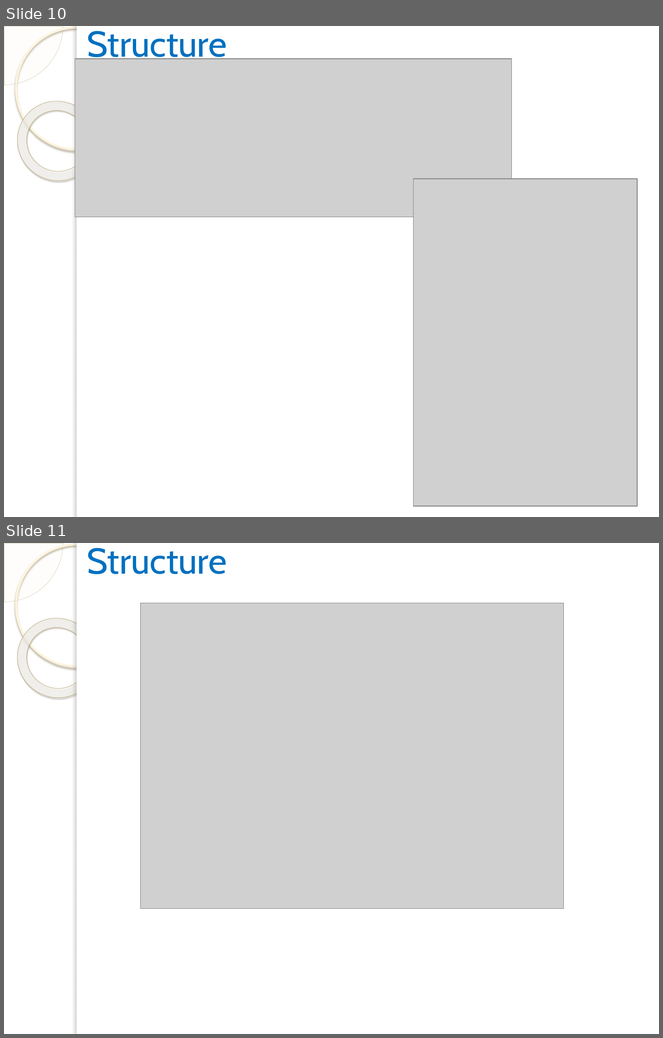
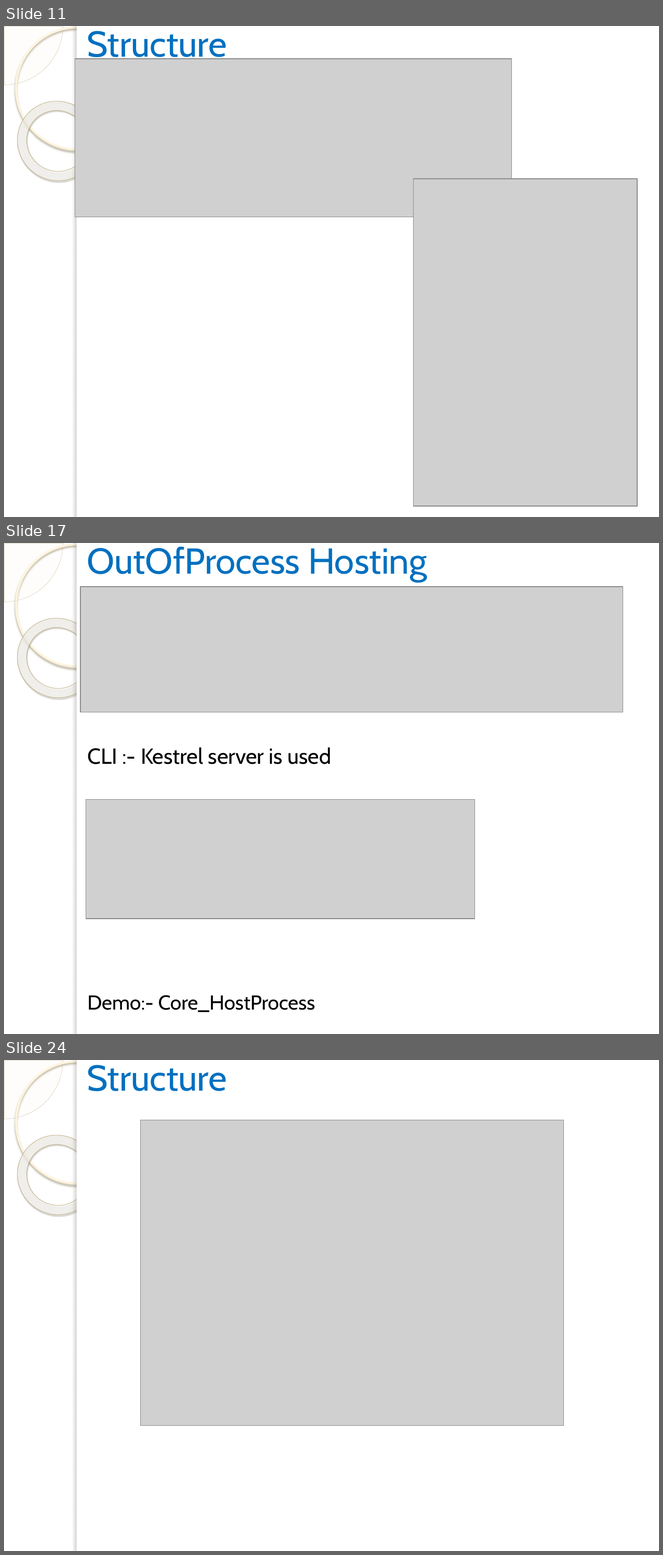
Before and after one commit to vgyureka/DotNetBig, a slide deck: CORE.pptx. Shown one above the other, each under a label of ours: slides 10 and 11 before the commit, slides 11, 17 and 24 after it; the slides between them are not shown. The pictures are 663x1038 and 663x1555 pixels, drawn with LibreOffice and Linux fonts; fonts in the diff are those of the drawing; grey boxes stand for pictures; background and template pictures are left out. Boxes give left, top, right and bottom in pixels: in the first picture for what was removed or moved away, otherwise in the second. Text is boxed around its words. In the diff, an @@ line names an element or a change of style, - is before the commit and + after.

Commit message:
Core PPT
Core PPT - 45

```diff
--- a/CORE.pptx
+++ b/CORE.pptx
@@ slide 17 added at bbox=[4, 543, 659, 1034], background picture (left out); not listed: 5 template elements that a slide beside it also shows @@
@@ title added at bbox=[87, 547, 427, 581], 39.6 pt, text #0070C0 @@
+OutOfProcess Hosting
@@ picture added at bbox=[80, 587, 623, 713] @@
@@ text added at bbox=[87, 747, 331, 1013], 24.1 pt, text #000000 @@
+CLI :- Kestrel server is used
+Demo:- Core_HostProcess
@@ picture added at bbox=[86, 800, 475, 919] @@
@@ what was slide 10 is now slide 11 @@
@@ what was slide 11 is now slide 24 @@
```
Also in this commit, not shown: 3 slides changed, 26 other slides added, 2 slides removed.
